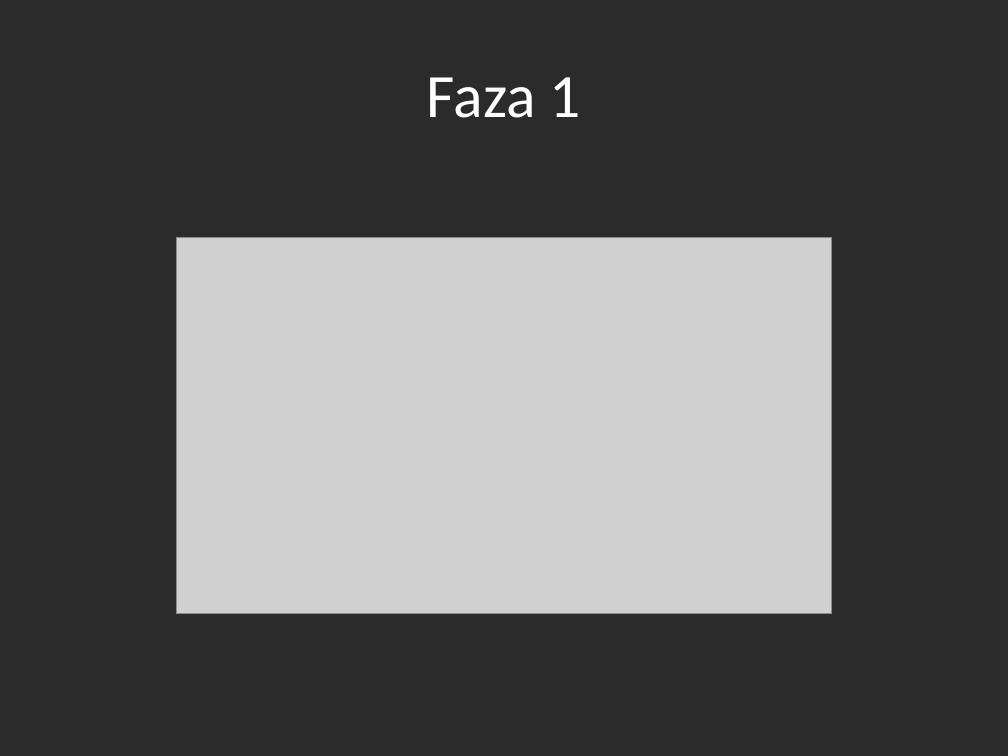
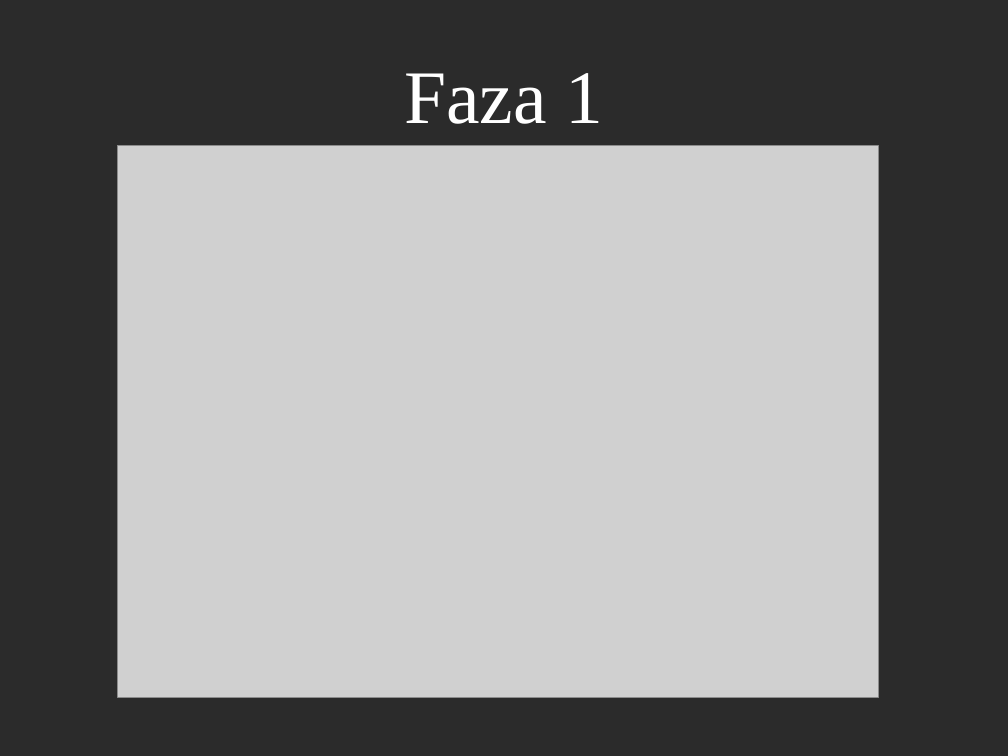
Before and after one commit to ovidiuenache/iss-project, a slide deck: slide 13 of Documentatie/Prezentare.pptx. Drawn at 1008x756 pixels with LibreOffice and Linux fonts; fonts in the diff are those of the drawing; grey boxes stand for pictures; background and template pictures are left out; a plain dark background stands for a picture behind light text. Boxes give left, top, right and bottom in pixels: in the first picture for what was removed or moved away, otherwise in the second. Text is boxed around its words. In the diff, an @@ line names an element or a change of style, - is before the commit and + after.

```diff
--- a/Documentatie/Prezentare.pptx
+++ b/Documentatie/Prezentare.pptx
@@ title "Faza 1" at [404, 73, 604, 124]: size 44 to 54 pt, font Calibri to Times New Roman @@
@@ picture: place and size @@
-picture at [176, 238, 832, 614]
+picture at [118, 146, 879, 698]
```
Also in this commit, not shown: 27 other slides changed, 8 slides added, 1 slide removed, 2 other files.
